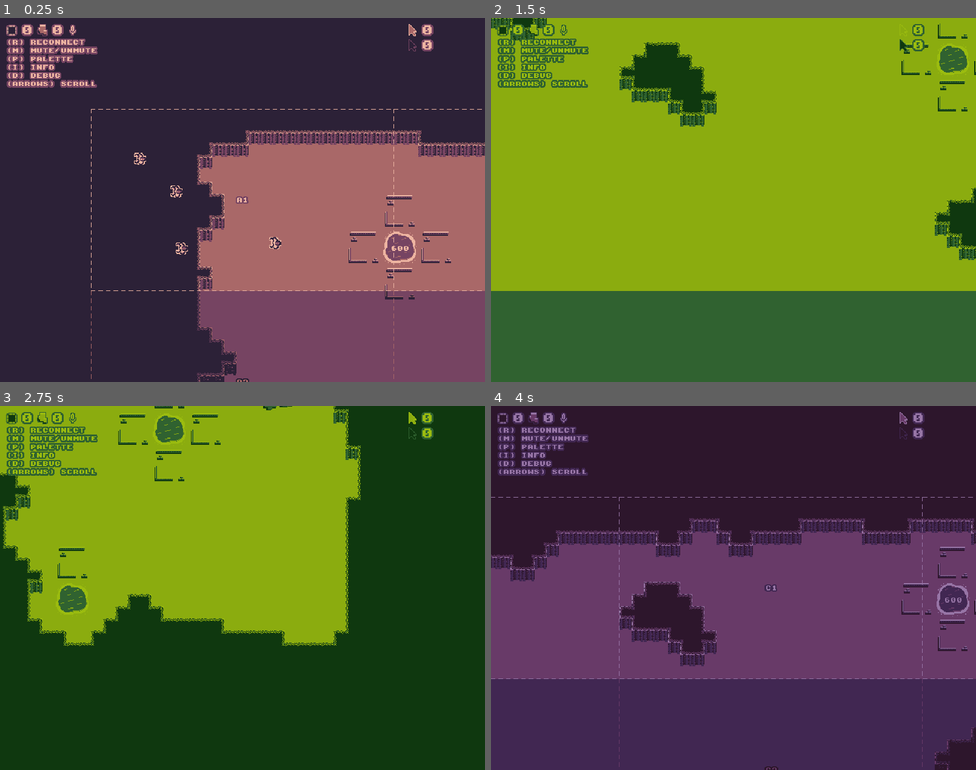
Above: before the commit, frames 1-4 (two rows, left to right).
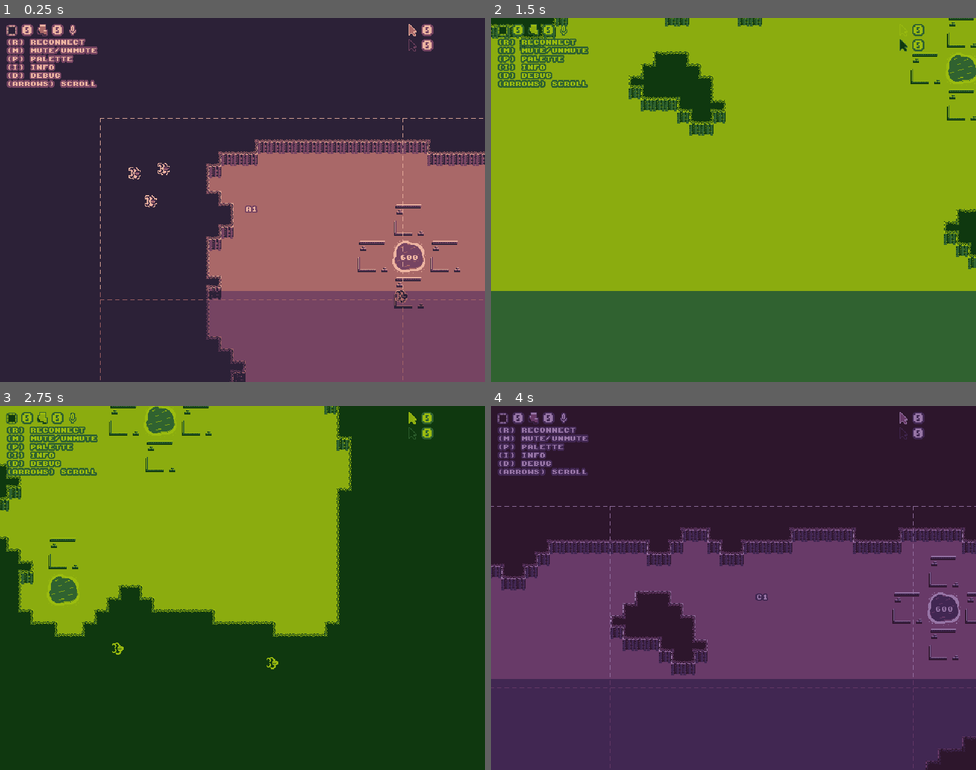
Above: after the commit, the same moments.

Repository: nikolawhallon/data-wars
Game: Godot game, scene res://scenes/game.tscn
Same seed, same stepped clock (60 frames per second), same inputs: the game is played once before the commit and once after it.
Inputs:
- Up to frame 1 (0.25 s): no input
- Up to frame 2 (1.5 s): tap Enter at 0.5 s; hold Right (move_right) 0.53-1.28 s; tap I (info) at 0.6 s; hold Down (move_down) from 1.28 s (still down); tap P (palette) at 1.35 s
- Up to frame 3 (2.75 s): release Down (move_down) at 2.03 s; hold Right (move_right) from 2.03 s (still down); tap R (reconnect) at 2.1 s
- Up to frame 4 (4 s): release Right (move_right) at 2.78 s; hold Up (move_up) 2.78-3.53 s; tap I (info) at 2.85 s; hold Left (move_left) from 3.53 s (still down); tap P (palette) at 3.6 s

The runs differ from the first frame. In frame 1, 7.0% of the frame differs, in the area x 18-100%, y 25-100%; in frame 2, 3.7%; in frame 3, 5.7%; in frame 4, 9.5%, in the area x 0-100%, y 25-100%.

Commit message:
minor tweaks

Diff:
--- a/project.godot
+++ b/project.godot
@@ -97,4 +97,5 @@
 rendering_device/driver.windows="d3d12"
 renderer/rendering_method="gl_compatibility"
 renderer/rendering_method.mobile="gl_compatibility"
+textures/vram_compression/import_etc2_astc=true
 environment/defaults/default_clear_color=Color(0.17254902, 0.12941177, 0.21568628, 1)
--- a/scenes/enemy_decider.gd
+++ b/scenes/enemy_decider.gd
@@ -57,6 +57,7 @@
 For example "move all Extractors to a Mine" or "have all Data Centers produce Spam Bots" or "build two new Skunk Works."
 Do not move Extractors which are already mining Minerals.
 Do not move Data Drones which are already collecting Data.
+Commands should only relate to what exists on the map at present, never in the future.
 """
 
 var messages = []
@@ -118,7 +119,7 @@
 		busy = false
 		decision_failed.emit("Failed to start HTTP request: " + str(err))
 
-func _on_request_completed(result: int, response_code: int, headers: PackedStringArray, body: PackedByteArray) -> void:
+func _on_request_completed(result: int, response_code: int, _headers: PackedStringArray, body: PackedByteArray) -> void:
 	busy = false
 
 	if result != HTTPRequest.RESULT_SUCCESS:
--- a/scenes/game.gd
+++ b/scenes/game.gd
@@ -42,10 +42,10 @@
 	map_size = $RandomMap/Walls.get_used_rect().size * $RandomMap/Walls.tile_set.tile_size
 	$CellLabels.spawn_cell_labels()
 
-	$Camera2D.limit_left   = int(map_origin.x - 120.0)
-	$Camera2D.limit_top    = int(map_origin.y - 120.0)
-	$Camera2D.limit_right  = int(map_origin.x + map_size.x + 120.0)
-	$Camera2D.limit_bottom = int(map_origin.y + map_size.y + 120.0)
+	$Camera2D.limit_left   = int(map_origin.x - 132.0)
+	$Camera2D.limit_top    = int(map_origin.y - 132.0)
+	$Camera2D.limit_right  = int(map_origin.x + map_size.x + 132.0)
+	$Camera2D.limit_bottom = int(map_origin.y + map_size.y + 132.0)
 
 	tts_generator.mix_rate = AudioServer.get_mix_rate()
 	tts_generator.buffer_length = 60.0
@@ -121,7 +121,7 @@
 		var player_extractors_to_spawn = 4 - player_extractor_number
 		while player_extractors_to_spawn > 0:
 			var extractor = load("res://scenes/extractor.tscn").instantiate()
-			extractor.init($Player, Vector2(randf_range(64.0, 256.0), randf_range(64.0, 256.0)))
+			extractor.init($Player, $CellLabels.cell_label_to_pos("A1"))
 			add_child(extractor)
 			player_extractors_to_spawn -= 1
 
@@ -134,7 +134,7 @@
 		var enemy_extractors_to_spawn = 4 - enemy_extractor_number
 		while enemy_extractors_to_spawn > 0:
 			var extractor = load("res://scenes/extractor.tscn").instantiate()
-			extractor.init($Enemy, Vector2(randf_range(512.0, 1024.0), randf_range(512.0, 1024.0)))
+			extractor.init($Enemy, $CellLabels.cell_label_to_pos("D4"))
 			add_child(extractor)
 			enemy_extractors_to_spawn -= 1
 
Not shown, changed: export_presets.cfg
Not shown, changed: README.md
